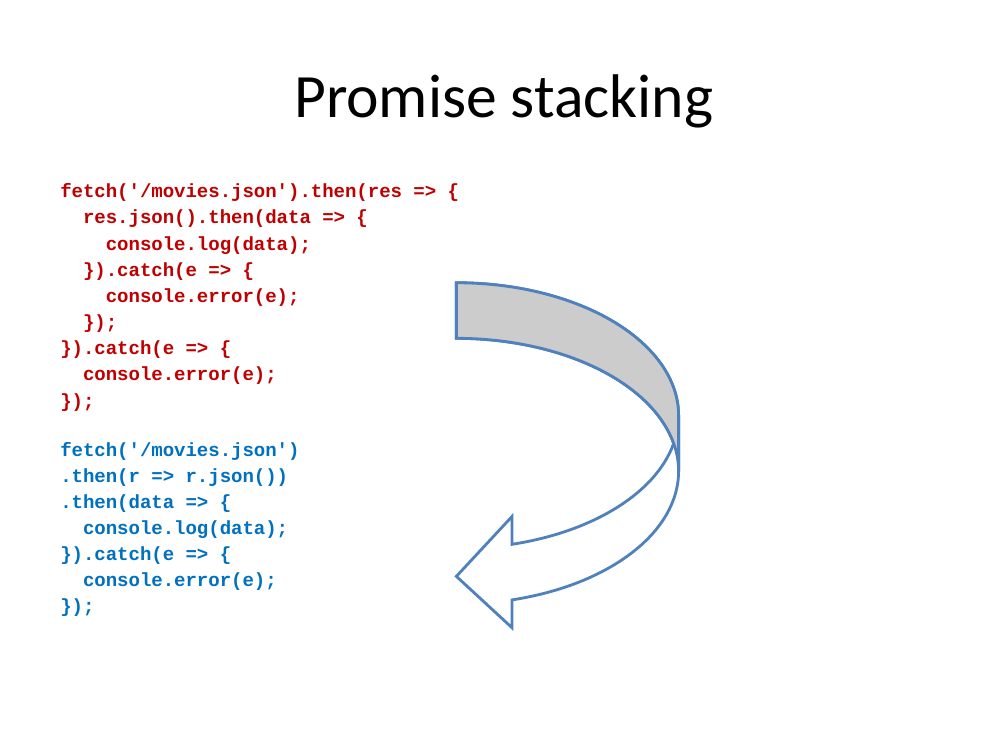
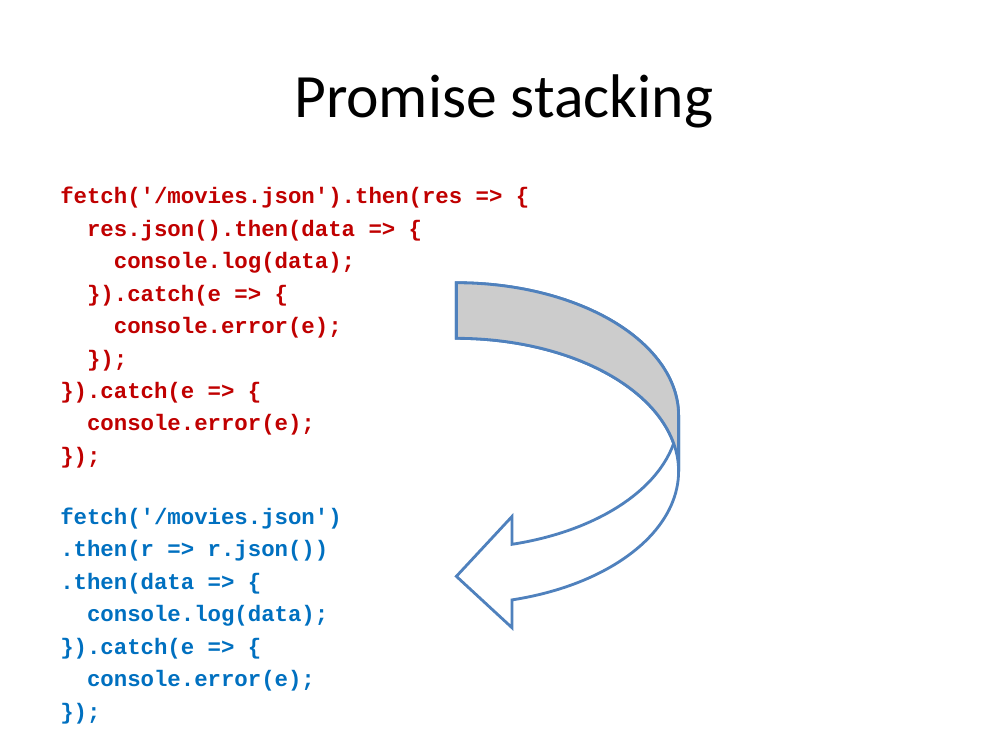
Before and after one commit to ConceptArea/prog-lessons, a slide deck: slide 9 of Express.ppt (slide 8 before the commit). Drawn at 1008x756 pixels with LibreOffice and Linux fonts; fonts in the diff are those of the drawing; background and template pictures are left out. Boxes give left, top, right and bottom in pixels: in the first picture for what was removed or moved away, otherwise in the second. Text is boxed around its words. In the diff, an @@ line names an element or a change of style, - is before the commit and + after.

```diff
--- a/Express.ppt
+++ b/Express.ppt
@@ text "fetch('/movies.json').then(res => {" at bbox=[60, 187, 462, 691]: size 13.6 to 16 pt; line spacing 0.9 to 1 @@
```
Also in this commit, not shown: 5 other slides changed, 1 slide added.
